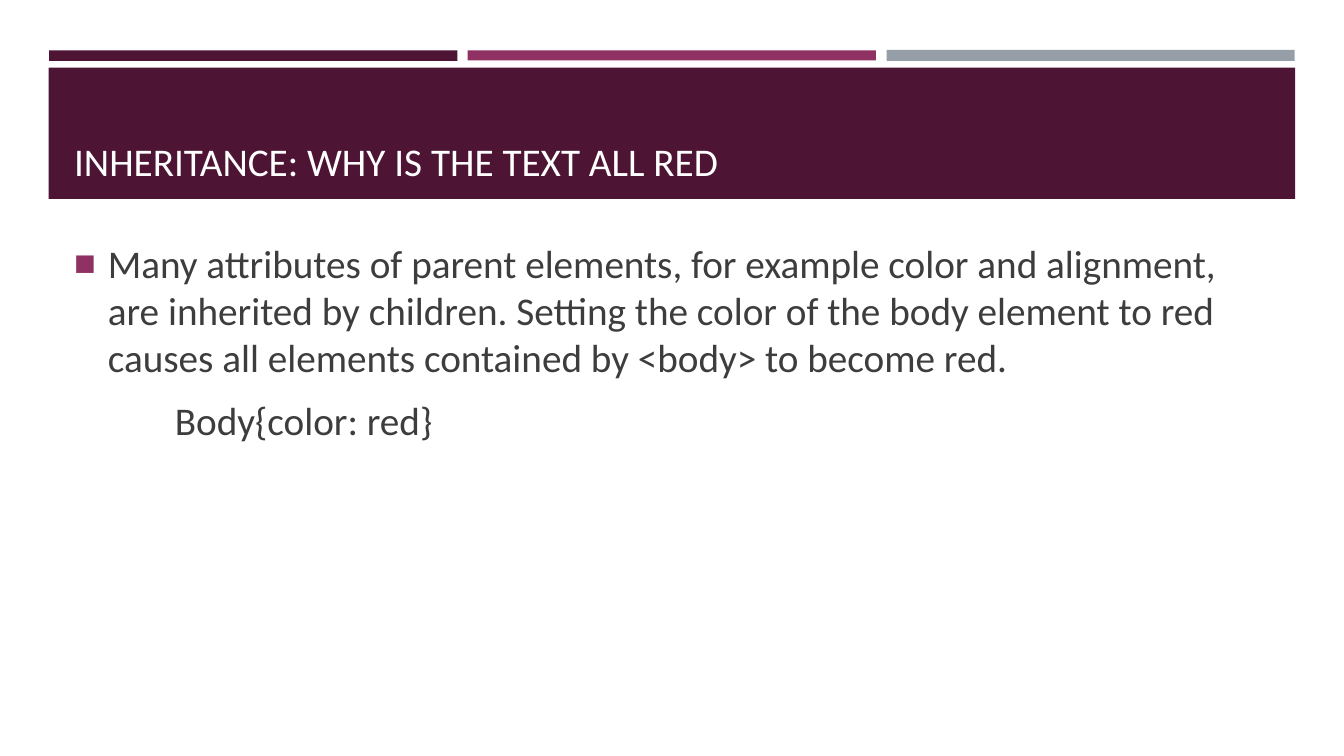
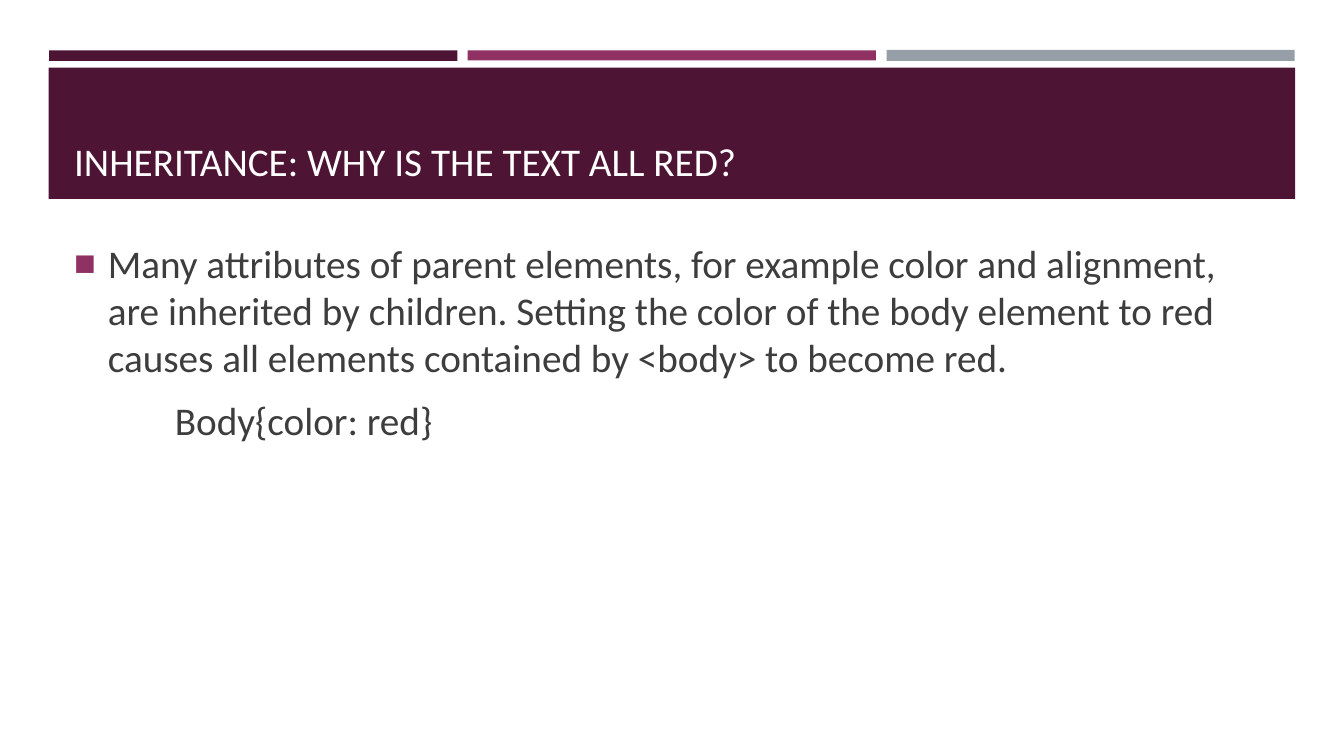
Before and after one commit to brianmacmillan/BMCC-MMP350, a slide deck: slide 12 of Lecture notes/week1_overview/Introduction to Web design.pptx (slide 11 before the commit). Drawn at 1344x756 pixels with LibreOffice and Linux fonts; fonts in the diff are those of the drawing. Boxes give left, top, right and bottom in pixels: in the first picture for what was removed or moved away, otherwise in the second. Text is boxed around its words. In the diff, an @@ line names an element or a change of style, - is before the commit and + after.

```diff
--- a/Lecture notes/week1_overview/Introduction to Web design.pptx
+++ b/Lecture notes/week1_overview/Introduction to Web design.pptx
@@ title at bbox=[74, 149, 736, 177]: text changed @@
-INHERITANCE: WHY IS THE TEXT ALL RED
+INHERITANCE: WHY IS THE TEXT ALL RED?
```
Also in this commit, not shown: 4 other slides changed, 3 slides added, 35 other files.
